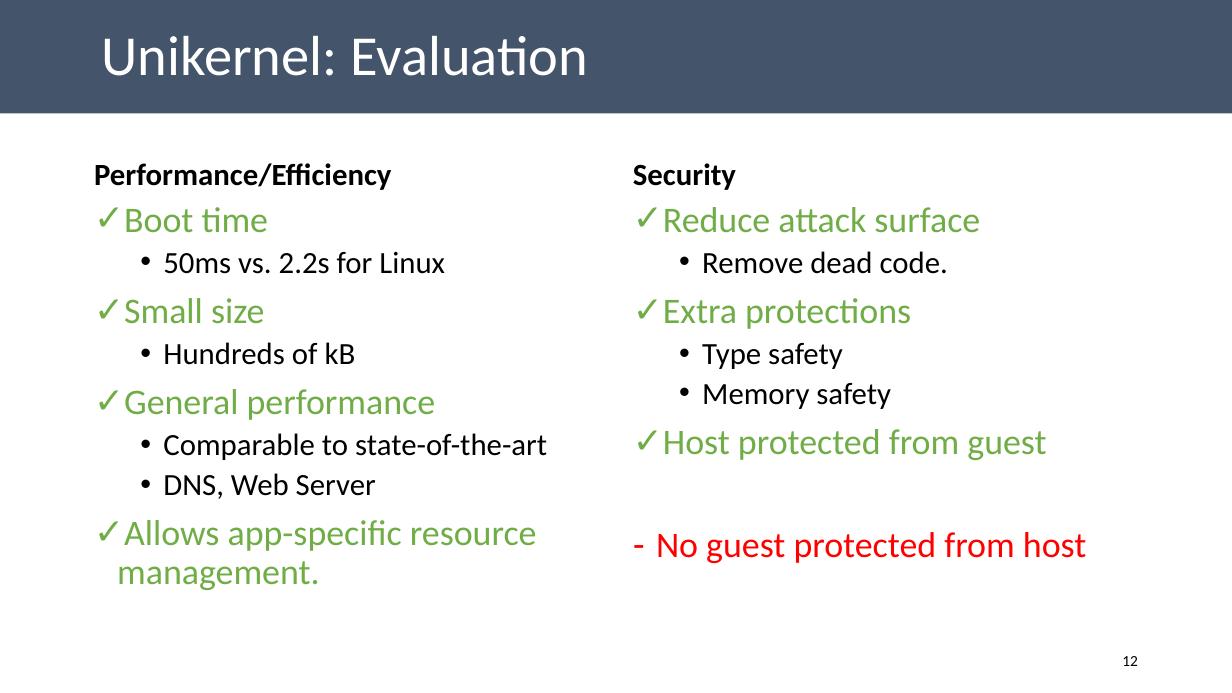
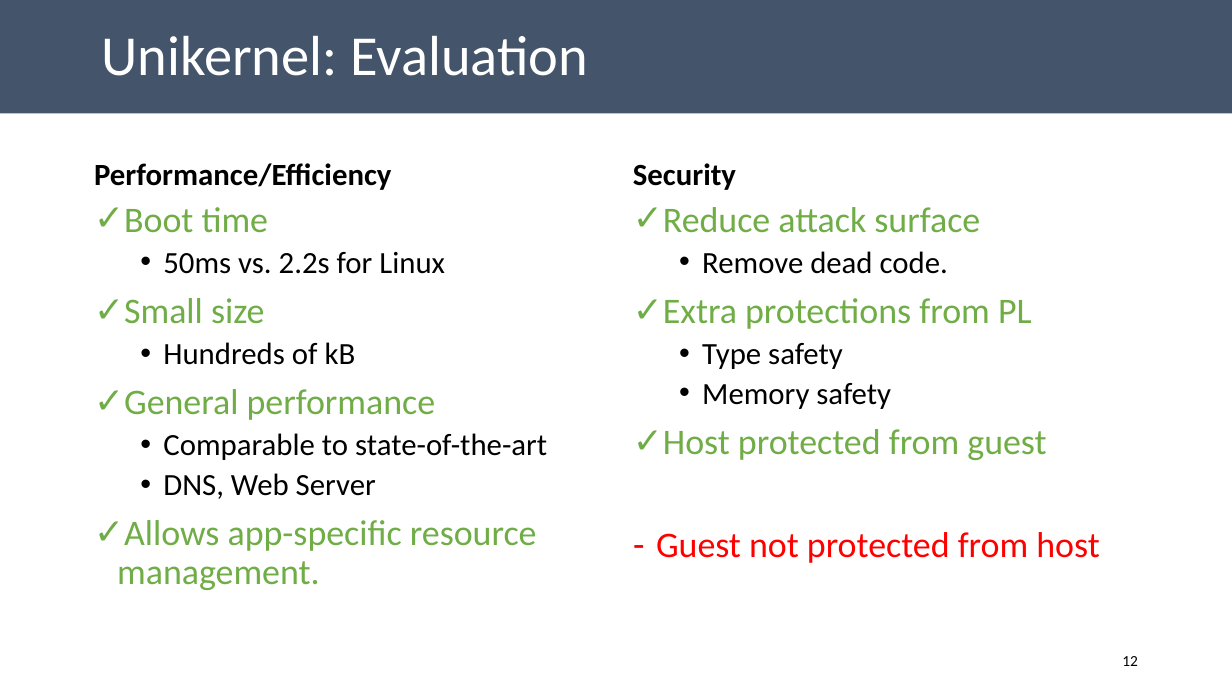
Before and after one commit to aghosn/CandidacyPresentation, a slide deck: slide 12 of CE_presentation.pptx. Drawn at 1232x693 pixels with LibreOffice and Linux fonts; fonts in the diff are those of the drawing. Boxes give left, top, right and bottom in pixels: in the first picture for what was removed or moved away, otherwise in the second. Text is boxed around its words. In the diff, an @@ line names an element or a change of style, - is before the commit and + after.

```diff
--- a/CE_presentation.pptx
+++ b/CE_presentation.pptx
@@ text at bbox=[663, 298, 1032, 329]: text changed @@
-✓ Extra protections
+✓ Extra protections from PL
@@ text at bbox=[656, 532, 1099, 563]: text changed @@
-– No guest protected from host
+– Guest not protected from host
```
Also in this commit, not shown: 3 other slides changed, 1 slide added, 1 other file.
